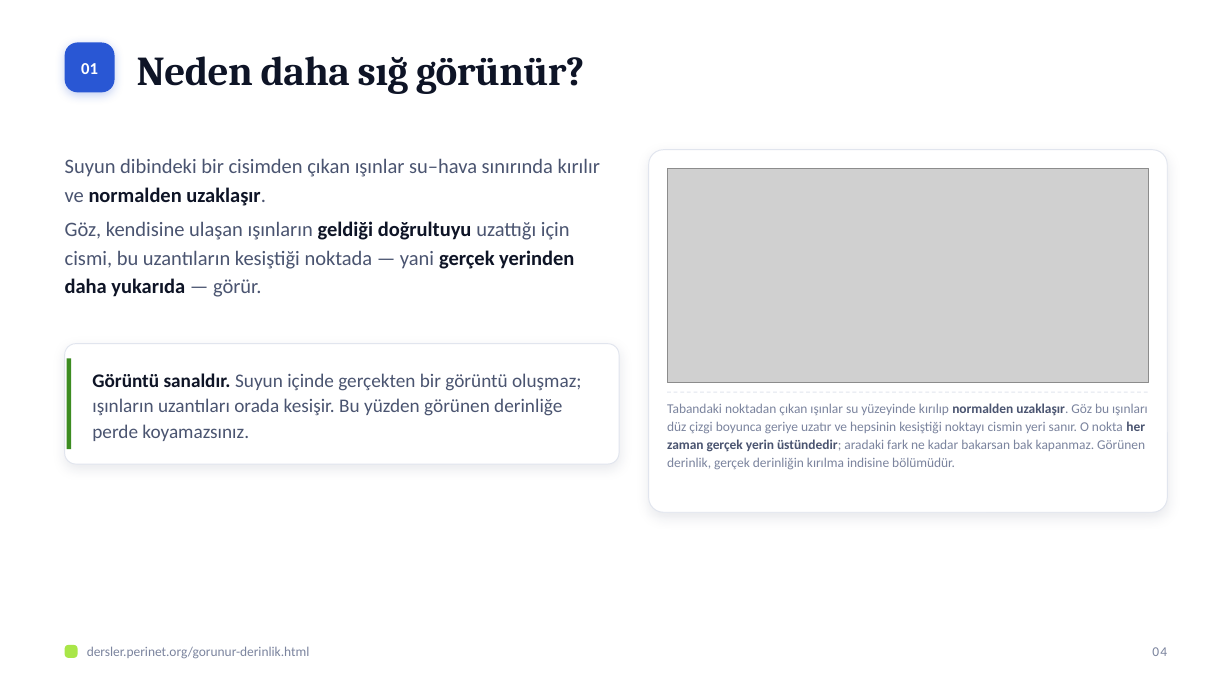
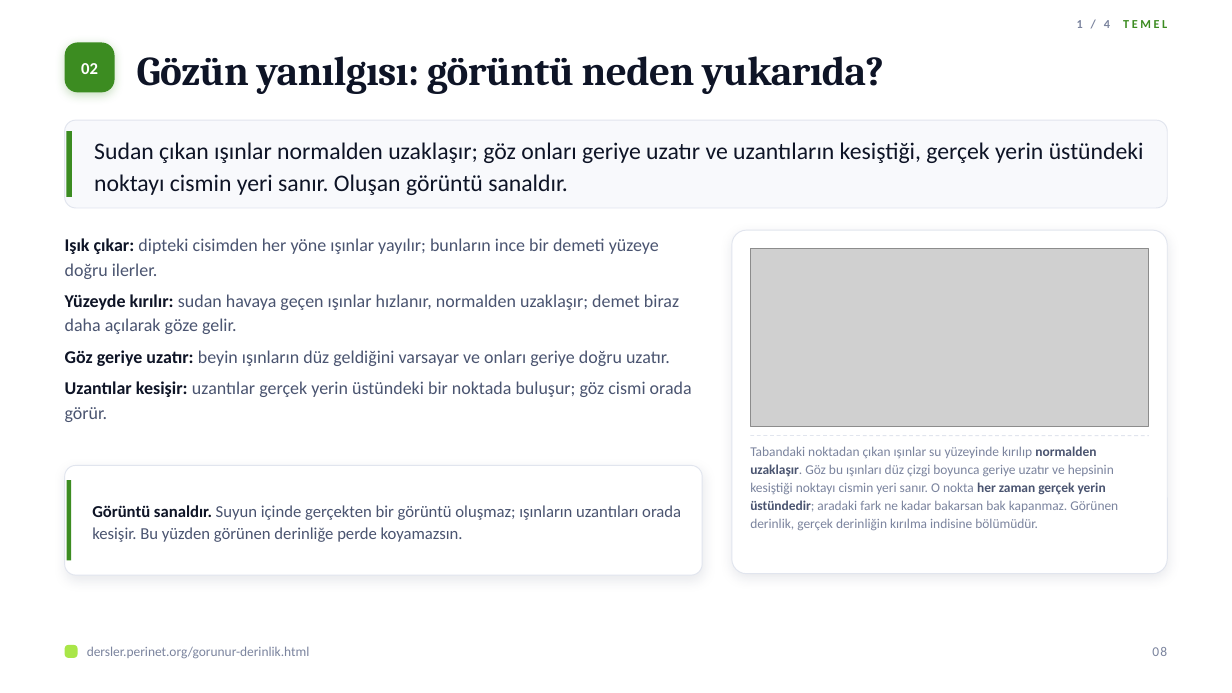
Before and after one commit to elestirmen/dersler, a slide deck: slide 8 of dist/sunum/gorunur-derinlik.pptx (slide 4 before the commit). Drawn at 1232x693 pixels with LibreOffice and Linux fonts; fonts in the diff are those of the drawing; grey boxes stand for pictures. Boxes give left, top, right and bottom in pixels: in the first picture for what was removed or moved away, otherwise in the second. Text is boxed around its words. In the diff, an @@ line names an element or a change of style, - is before the commit and + after.

```diff
--- a/dist/sunum/gorunur-derinlik.pptx
+++ b/dist/sunum/gorunur-derinlik.pptx
@@ text added at [1077, 20, 1167, 28], 9.5 pt, text #3C8C21, bold @@
+1 / 4 TEMEL
@@ rounded rectangle at [65, 43, 115, 92]: fill #2957D4 to #3C8C21; shadow changed @@
@@ text at [137, 56, 884, 94]: text changed @@
-Neden daha sığ görünür?
+Gözün yanılgısı: görüntü neden yukarıda?
@@ text at [81, 63, 98, 74]: text changed @@
-01
+02
@@ rounded rectangle added at [65, 120, 1167, 208], fill #F8F9FC, outline #E1E5EE 0.75 pt @@
@@ rectangle added at [67, 131, 72, 197], fill #3C8C21 @@
@@ text added at [94, 142, 1144, 195], 18.5 pt, text #0E1426 @@
+Sudan çıkan ışınlar normalden uzaklaşır; göz onları geriye uzatır ve uzantıların kesiştiği, gerçek yerin üstündeki noktayı cismin yeri sanır. Oluşan görüntü sanaldır.
@@ text removed at [65, 158, 600, 297] @@
-▪ Suyun dibindeki bir cisimden çıkan ışınlar su–hava sınırında kırılır ve normalden uzaklaşır.
-▪ Göz, kendisine ulaşan ışınların geldiği doğrultuyu uzattığı için cismi, bu uzantıların kesiştiği noktada — yani gerçek yerinden daha yukarıda — görür.
@@ picture removed at [667, 168, 1149, 383] @@
@@ text added at [65, 238, 692, 422], 14 pt, text #4A5470 @@
+1. Işık çıkar: dipteki cisimden her yöne ışınlar yayılır; bunların ince bir demeti yüzeye doğru ilerler.
+2. Yüzeyde kırılır: sudan havaya geçen ışınlar hızlanır, normalden uzaklaşır; demet biraz daha açılarak göze gelir.
+3. Göz geriye uzatır: beyin ışınların düz geldiğini varsayar ve onları geriye doğru uzatır.
+4. Uzantılar kesişir: uzantılar gerçek yerin üstündeki bir noktada buluşur; göz cismi orada görür.
@@ rounded rectangle: place and size @@
-rounded rectangle at [649, 150, 1167, 512]
+rounded rectangle at [732, 230, 1167, 574]
@@ rounded rectangle at [732, 230, 1167, 574]: proportions changed @@
@@ picture added at [750, 249, 1149, 426] @@
@@ text "Tabandaki noktadan çıkan ışınlar su ..." rewrapped from [667, 403, 1148, 469] to [750, 446, 1118, 530] @@
@@ line moved from (667, 392) - (1149, 392) to (750, 435) - (1149, 435) @@
@@ rounded rectangle at [65, 466, 702, 576]: proportions changed @@
@@ rounded rectangle: place and size @@
-rounded rectangle at [65, 344, 619, 464]
+rounded rectangle at [65, 466, 702, 576]
@@ rectangle: place and size @@
-rectangle at [67, 359, 71, 449]
+rectangle at [67, 481, 71, 561]
@@ text at [92, 505, 681, 542]: text changed; size 15 to 13 pt @@
-Görüntü sanaldır. Suyun içinde gerçekten bir görüntü oluşmaz; ışınların uzantıları orada kesişir. Bu yüzden görünen derinliğe perde koyamazsınız.
+Görüntü sanaldır. Suyun içinde gerçekten bir görüntü oluşmaz; ışınların uzantıları orada kesişir. Bu yüzden görünen derinliğe perde koyamazsın.
@@ text at [1152, 647, 1167, 656]: text changed @@
-04
+08
```
Also in this commit, not shown: 11 other slides changed, 28 slides added, 3 slides removed, 21 other files.
